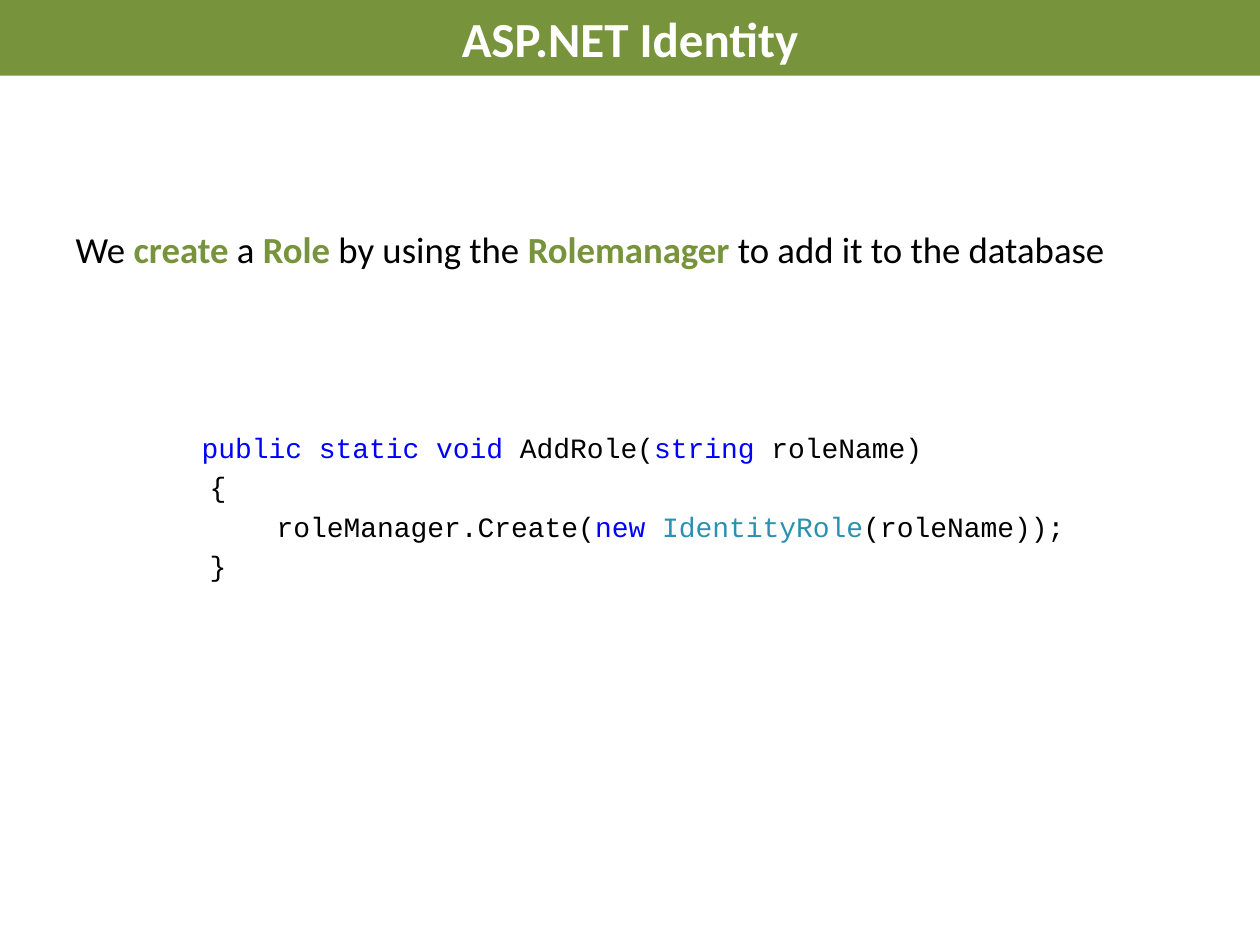
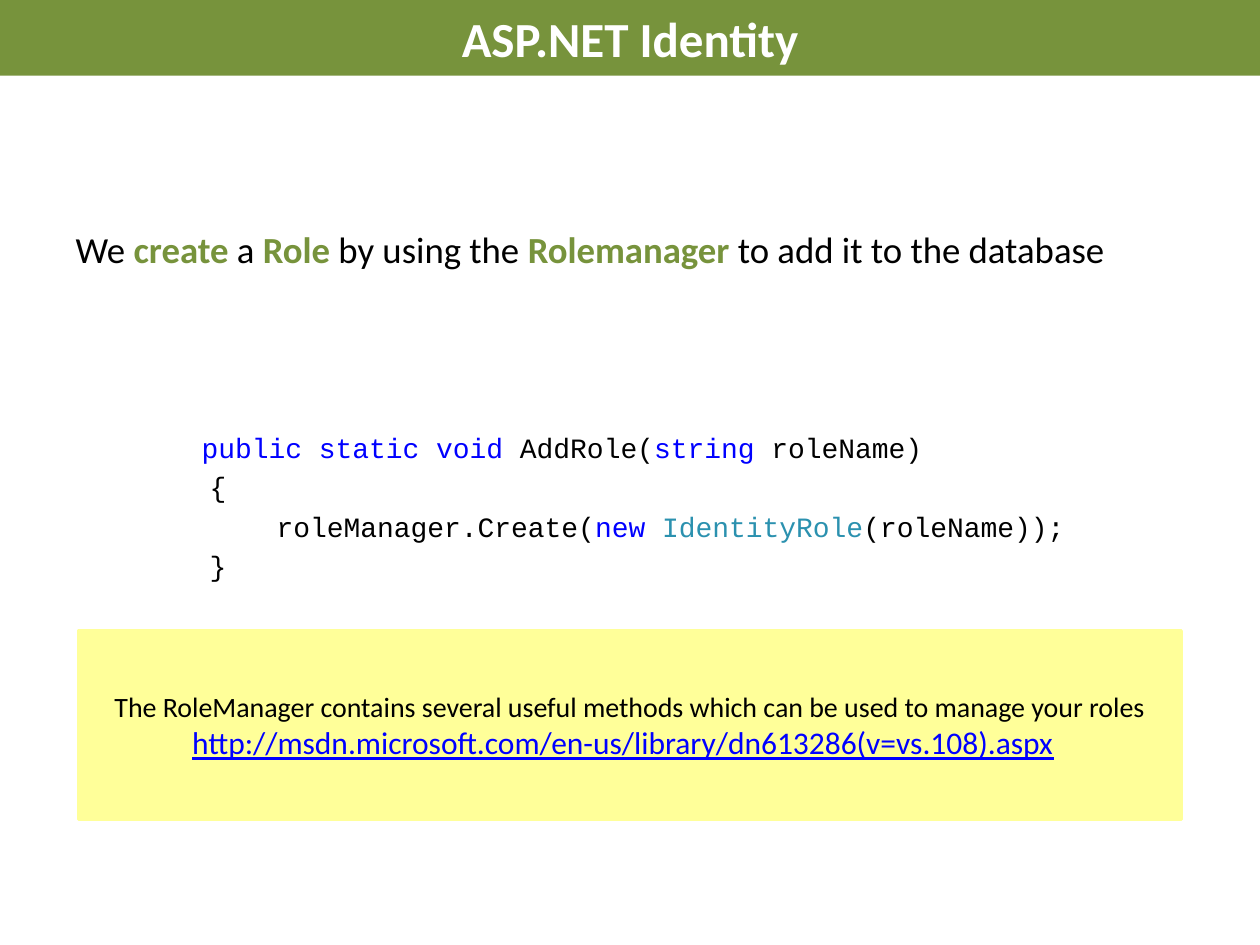
Before and after one commit to AndreasElffors/ProjectIdentity, a slide deck: slide 9 of Documents/Slides/Identity-ClaimsExercise.pptx. Drawn at 1260x945 pixels with LibreOffice and Linux fonts; fonts in the diff are those of the drawing; background and template pictures are left out. Boxes give left, top, right and bottom in pixels: in the first picture for what was removed or moved away, otherwise in the second. Text is boxed around its words. In the diff, an @@ line names an element or a change of style, - is before the commit and + after.

```diff
--- a/Documents/Slides/Identity-ClaimsExercise.pptx
+++ b/Documents/Slides/Identity-ClaimsExercise.pptx
@@ rectangle added at (78, 631, 1181, 820), fill #FFFF99, outline #FFFF99 2 pt, 16 pt, text #000000 @@
+The RoleManager contains several useful methods which can be used to manage your roles
+http://msdn.microsoft.com/en-us/library/dn613286(v=vs.108).aspx
```
Also in this commit, not shown: 3 other slides changed, 17 other files.
